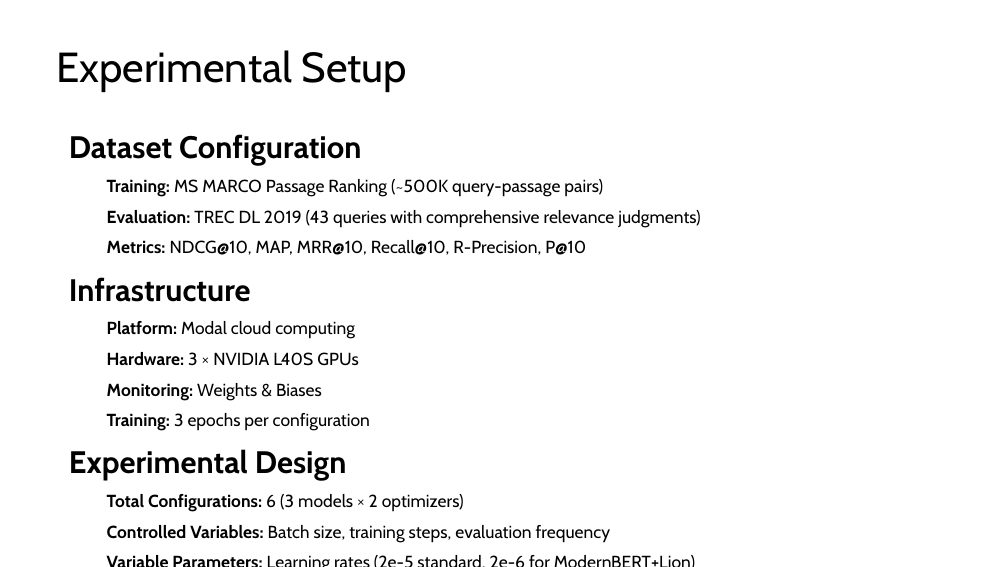
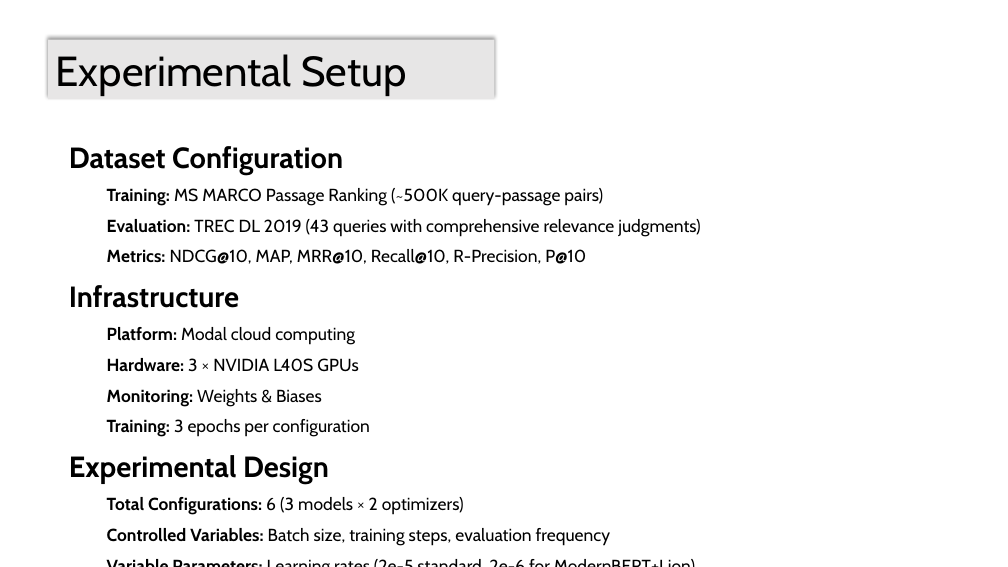
Before and after one commit to skfrost19/cross-encoder-modal, a slide deck: slide 10 of cross_encoder/thesis/Thesis_presentation.pptx (slide 9 before the commit). Drawn at 1008x567 pixels with LibreOffice and Linux fonts; fonts in the diff are those of the drawing. Boxes give left, top, right and bottom in pixels: in the first picture for what was removed or moved away, otherwise in the second. Text is boxed around its words. In the diff, an @@ line names an element or a change of style, - is before the commit and + after.

```diff
--- a/cross_encoder/thesis/Thesis_presentation.pptx
+++ b/cross_encoder/thesis/Thesis_presentation.pptx
@@ title "Experimental Setup": place and size @@
-title "Experimental Setup" at <box>56,50,407,92</box>
+title "Experimental Setup" at <box>48,39,495,99</box>
@@ title "Experimental Setup" at <box>48,39,495,99</box>: fill none to #E7E6E6; shadow on @@
@@ text "Dataset Configuration": place and size @@
-text "Dataset Configuration" at <box>69,134,700,542</box>
+text "Dataset Configuration" at <box>69,146,700,546</box>
@@ text at <box>69,146,343,483</box>: size 29.6 to 27.8 pt in "Dataset Configuration", "Infrastructure", "Experimental Design" @@
```
Also in this commit, not shown: 4 other slides changed, 7 slides added, 2 slides removed.
